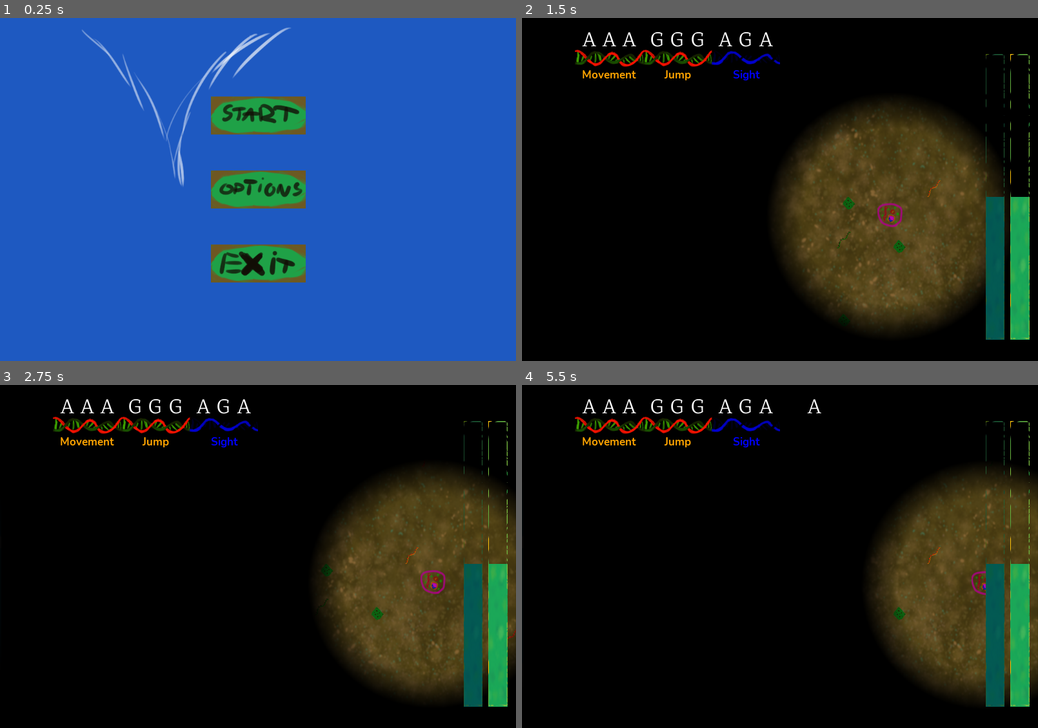
Above: before the commit, frames 1-4 (two rows, left to right).
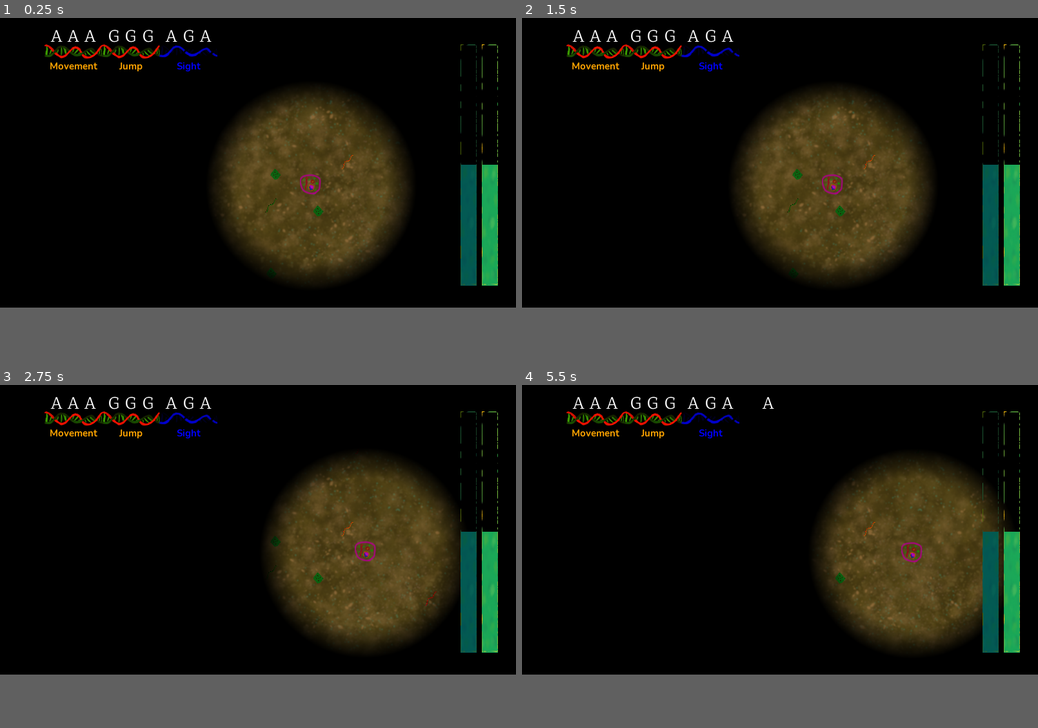
Above: after the commit, the same moments.

Repository: RobertKajnak/MGTK2021Game
Game: Godot game, scene res://Scenes/MainMenu.tscn
The game is run twice, just before and just after one commit, with the same random seed, the same clock (stepped at 60 frames per second) and the same inputs.
Inputs (mouse positions are in pixels of both pictures, inside the frame that each line leads up to):
- Up to frame 1 (0.25 s): no input
- Up to frame 2 (1.5 s): click (780, 114) at 0.52 s; click (609, 59) at 1.27 s
- Up to frame 3 (2.75 s): tap Enter at 2 s; hold D (right) from 2.03 s (still down); tap P at 2.1 s; tap Space (jump) at 2.27 s
- Up to frame 4 (5.5 s): release D (right) at 2.78 s; hold S (down) 2.78-3.53 s; tap H at 2.85, 4.35 s; tap Space (jump) at 3.02, 4.52, 5.27 s; hold D (right) 3.53-4.28 s; tap P at 3.6, 5.1 s; hold W (up) 4.28-5.03 s; hold A (left) from 5.03 s (still down)
The window is 800x533 before the commit and 800x450 after it. Grey fills any space a smaller window leaves; there, only what the larger window draws over its background counts as a difference.

The runs differ from the first frame. In frame 1, 84% of the frame differs, in the area x 0-100%, y 0-85%; in frame 2, 24%; in frame 3, 22%; in frame 4, 19%.

Commit message:
Added Sun Event

Diff:
--- a/Scenes/DNA_Segment.gd
+++ b/Scenes/DNA_Segment.gd
@@ -1,7 +1,6 @@
 extends VBoxContainer
 
 
-var letters setget set_letters, get_letters
 
 func set_letters(letters:String):
 	for i in range(len(letters)):
--- a/Scenes/HUD.gd
+++ b/Scenes/HUD.gd
@@ -3,7 +3,7 @@
 func _ready():
 	Global.hud_index = get_index()
 
-func _process(delta):
+func _process(_delta):
 	$Energy.value = Global.energy
 	$Hydration.value = Global.hydration
 
--- a/Scenes/HUD.tscn
+++ b/Scenes/HUD.tscn
@@ -8,10 +8,10 @@
 script = ExtResource( 4 )
 
 [node name="Energy" type="TextureProgress" parent="."]
-margin_left = 1022.0
-margin_top = 75.0
-margin_right = 1102.0
-margin_bottom = 674.0
+margin_left = 1194.86
+margin_top = 64.8978
+margin_right = 1274.86
+margin_bottom = 663.898
 rect_scale = Vector2( 0.5, 1 )
 value = 45.0
 texture_over = ExtResource( 1 )
@@ -22,11 +22,12 @@
 }
 
 [node name="Hydration" type="TextureProgress" parent="."]
-margin_left = 970.0
-margin_top = 75.0
-margin_right = 1050.0
-margin_bottom = 674.0
+margin_left = 1142.86
+margin_top = 64.8978
+margin_right = 1222.86
+margin_bottom = 663.898
 rect_scale = Vector2( 0.5, 1 )
+max_value = 10000.0
 value = 45.0
 texture_over = ExtResource( 1 )
 texture_progress = ExtResource( 2 )
--- a/Scenes/Level2.tscn
+++ b/Scenes/Level2.tscn
@@ -1,6 +1,7 @@
-[gd_scene load_steps=10 format=2]
+[gd_scene load_steps=11 format=2]
 
 [ext_resource path="res://Scenes/Player.tscn" type="PackedScene" id=1]
+[ext_resource path="res://res/textures/Light.png" type="Texture" id=2]
 [ext_resource path="res://Scenes/World.gd" type="Script" id=4]
 [ext_resource path="res://res/textures/background.png" type="Texture" id=5]
 [ext_resource path="res://res/Water2D/water_diffuse.png" type="Texture" id=6]
@@ -16,11 +17,12 @@
 script = ExtResource( 4 )
 
 [node name="Background" type="Sprite" parent="."]
-position = Vector2( 544.486, 361.54 )
-scale = Vector2( 0.846134, 1.00334 )
+position = Vector2( 640, 360 )
+scale = Vector2( 1, 1.003 )
 texture = ExtResource( 5 )
 
 [node name="Water" type="Sprite" parent="."]
+visible = false
 modulate = Color( 0.490196, 0.490196, 0.490196, 0.886275 )
 material = ExtResource( 8 )
 position = Vector2( -156.474, 362.46 )
@@ -36,7 +38,20 @@
 [node name="Player" parent="." instance=ExtResource( 1 )]
 
 [node name="Fog" type="Sprite" parent="."]
+visible = false
 material = SubResource( 1 )
 centered = false
 
 [node name="HUD" parent="." instance=ExtResource( 10 )]
+
+[node name="Sun" type="Light2D" parent="."]
+position = Vector2( -1525.63, -1358.18 )
+scale = Vector2( 1.51914, 1.36375 )
+texture = ExtResource( 2 )
+texture_scale = 8.28
+
+[node name="SunTimer" type="Timer" parent="."]
+wait_time = 30.0
+autostart = true
+
+[connection signal="timeout" from="SunTimer" to="." method="_on_SunTimer_timeout"]
--- a/Scenes/MainMenu.gd
+++ b/Scenes/MainMenu.gd
@@ -1,7 +1,11 @@
 extends Control
 
+
+func _ready():
+	var _err = get_tree().change_scene("res://Scenes/Level2.tscn")
+
 func _on_ButtonStart_pressed():
-	get_tree().change_scene("res://Scenes/Level2.tscn")
+	var _err = get_tree().change_scene("res://Scenes/Level2.tscn")
 
 func _on_ButtonExit_pressed():
 	exit_game()
--- a/Scenes/Player.gd
+++ b/Scenes/Player.gd
@@ -6,7 +6,7 @@
 export (float) var acceleration = 0.5
 export (float) var friction = 0.1
 
-func _physics_process(delta):
+func _physics_process(_delta):
 	var traits = Global.get_traits()
 	$PlayerTexture.visible = not traits.has(Global.Trait.Chameleon)
 	var is_giant = traits.has(Global.Trait.Giant)
--- a/Scenes/World.gd
+++ b/Scenes/World.gd
@@ -1,10 +1,18 @@
 extends Node2D
 
 const LightTexture = preload("res://res/textures/Light.png")
-const NORMAL_SIGHT_MULTIPLIER = 2
+const NORMAL_SIGHT_MULTIPLIER = 2.0
 const SHORT_SIGHT_MULTIPLIER = 0.5
 
 onready var fog = $Fog
+
+var sun_event_in_progress := false
+var sun_event_start_time
+var sun_start_pos = Vector2(-1400,-1400)
+var sun_end_pos = Vector2(2695 , 1565)
+var sun_duration = 15
+var sun_light_dry = 1
+var sun_heavy_dry = 200
 
 var display_width = ProjectSettings.get("display/window/size/width")
 var display_height = ProjectSettings.get("display/window/size/height")
@@ -14,12 +22,17 @@
 var lightImage = LightTexture.get_data()
 var light_offset = Vector2(LightTexture.get_width()/2, LightTexture.get_height()/2)
 
+var current_time = 0
+
 # For having a more efficient fog movement
 # Only update the fog if the player has moved
 onready var player_position = $Player.position
 
 func _ready():
 	randomize()
+
+	#$Player/Camera2D.position = $Player.position
+
 	var fog_image_width = display_width
 	var fog_image_height = display_height
 	Global.genome = \
@@ -33,14 +46,14 @@
 	lightImage.convert(Image.FORMAT_RGBAH)
 
 	# Spawn random RNA Fragments
-	for i in range(6 + randi()%10):
+	for _i in range(6 + randi()%10):
 		var rna_obj = load("res://Scenes/RNA_Object.tscn").instance()
 		# Check here for overlaps with objects (álmodj királylány)
 		rna_obj.position = Vector2(100+randi()%1150,50+randi()%660)
 		$RNA_nodes.add_child(rna_obj)
 
 	# Spawn green food
-	for i in range(6 + randi()%4):
+	for _i in range(6 + randi()%4):
 		var plant = load("res://Scenes/Food_object.tscn").instance()
 		plant.position = Vector2(100+randi()%1150,50+randi()%660)
 		$Plant_nodes.add_child(plant)
@@ -49,6 +62,9 @@
 	var has_sight = traits.has(Global.Trait.Sight)
 	update_vision_radius(NORMAL_SIGHT_MULTIPLIER if has_sight else SHORT_SIGHT_MULTIPLIER)
 	update_fog($Player.position)
+
+	print($Sun.position.distance_to(Vector2(0,0)))
+
 
 func update_vision_radius(new_radius):
 	lightImage.resize(lightImage.get_width()*new_radius, lightImage.get_height()*new_radius)
@@ -82,6 +98,28 @@
 			update_fog($Player.position)
 		player_position = $Player.position
 
+	#Sun event
+	if sun_event_in_progress:
+		$Sun.position = sun_start_pos + (sun_end_pos - sun_start_pos) * \
+						((current_time - sun_event_start_time) / sun_duration)
+		var sun_dist = $Sun.position.distance_to($Player.position)
+
+		if sun_dist<1050:
+			Global.hydration -= delta*sun_heavy_dry
+		elif sun_dist<1550:
+			Global.hydration -= delta*sun_light_dry
+
+		if current_time - sun_event_start_time >= sun_duration:
+			sun_event_in_progress = false
+
+
+	current_time += delta
+
+func start_sun_event():
+	sun_event_in_progress = true
+	$Sun.position = sun_start_pos
+	sun_event_start_time = current_time
+
 func exit_game():
 	get_tree().quit()
 
@@ -103,3 +141,7 @@
 	elif what == MainLoop.NOTIFICATION_WM_FOCUS_IN or what == MainLoop.NOTIFICATION_WM_FOCUS_OUT:
 		#Pause
 		pass
+
+
+func _on_SunTimer_timeout():
+	start_sun_event()
--- a/global.gd
+++ b/global.gd
@@ -6,7 +6,7 @@
 
 # Player stuff
 var energy := 50
-var hydration := 50
+var hydration := 5000
 var genome := ""
 
 var letters_possible = ['A', 'T', 'G']
@@ -124,7 +124,7 @@
 	var temp = []
 	for element in array:
 		temp.append(element)
-		if len(temp) == 3:
+		if len(temp) == n:
 			result.append(temp)
 			temp = []
 	result.append(temp)
--- a/project.godot
+++ b/project.godot
@@ -25,7 +25,7 @@
 
 [display]
 
-window/size/width=1080
+window/size/width=1280
 window/size/height=720
 window/stretch/mode="2d"
 window/stretch/aspect="keep"
